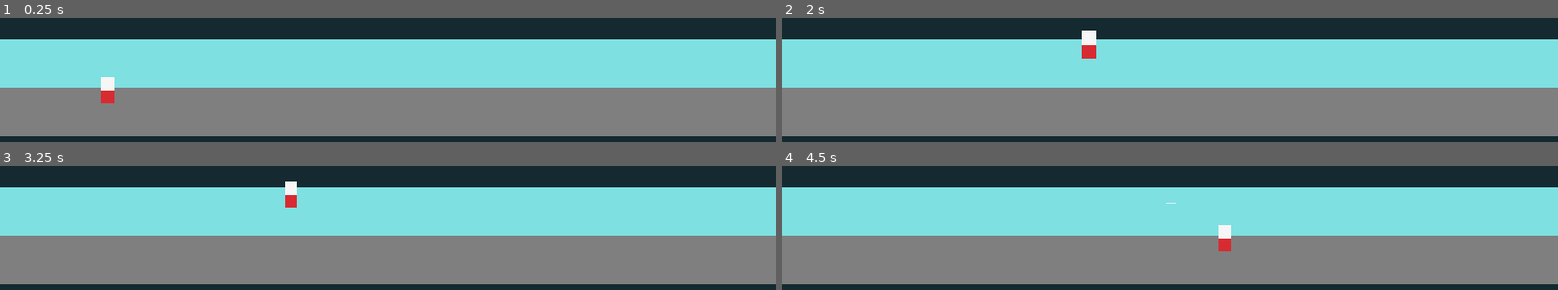
Above: before the commit, frames 1-4 (two rows, left to right).
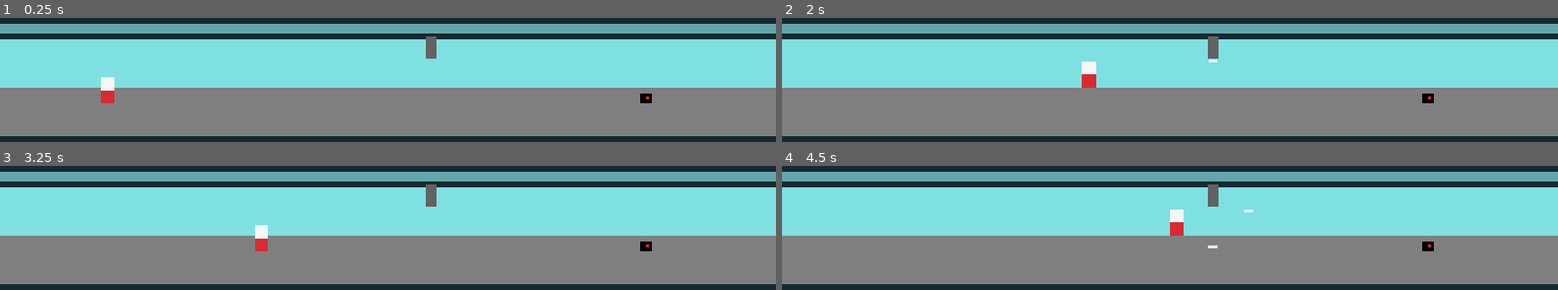
Above: after the commit, the same moments.

Repository: Olulan1/NQaB-agent-side
Game: Godot game, scene res://Floor1-1.tscn
Two runs of this game, one before a commit and one after it. Both use one fixed random seed, a clock stepped at 60 frames per second and the inputs below. This scene is started directly instead of the project's main scene.
Inputs:
- Up to frame 1 (0.25 s): no input
- Up to frame 2 (2 s): tap Enter at 0.5 s; hold Shift 0.53-1.28 s; hold D from 0.53 s (still down); tap Space at 0.77, 1.52 s; tap Shift at 1.35 s
- Up to frame 3 (3.25 s): tap Space at 2, 3.02 s; release D at 2.03 s; hold A 2.03-2.78 s; hold E 2.03-2.78 s; tap Shift at 2.3, 2.85 s; hold D from 2.78 s (still down)
- Up to frame 4 (4.5 s): hold Shift 3.53-4.28 s; tap Space at 3.77 s; release D at 4.28 s; hold A from 4.28 s (still down); tap E at 4.35 s

The runs differ from the first frame. In frame 1, 8.2% of the frame differs, in the area x 0-100%, y 4-69%; in frame 2, 9.0%; in frame 3, 8.8%; in frame 4, 9.0%.

Commit message:
cd-9th-ia

Diff:
--- a/Floor1-1.tscn
+++ b/Floor1-1.tscn
@@ -1,6 +1,7 @@
 [gd_scene format=3 uid="uid://wus2qayr0lbg"]
 
 [ext_resource type="PackedScene" uid="uid://diwcowwmjsvlf" path="res://Player.tscn" id="1_player"]
+[ext_resource type="Script" path="res://Turret.gd" id="2_turret_script"]
 
 [sub_resource type="RectangleShape2D" id="1_floor_shape"]
 size = Vector2(1279.5, 72)
@@ -11,46 +12,143 @@
 [sub_resource type="RectangleShape2D" id="3_right_boundary_shape"]
 size = Vector2(32, 144)
 
-[node name="Floor1-1" type="Node2D"]
+[sub_resource type="RectangleShape2D" id="4_ceiling_shape"]
+size = Vector2(1279.5, 16)
 
-[node name="Backdrop" type="CanvasLayer" parent="."]
+[sub_resource type="RectangleShape2D" id="5_turret_shape"]
+size = Vector2(24, 34)
+
+[sub_resource type="RectangleShape2D" id="6_turret_knockback_shape"]
+size = Vector2(36, 46)
+
+[sub_resource type="RectangleShape2D" id="7_turret02_top_shape"]
+size = Vector2(16, 4)
+
+[sub_resource type="RectangleShape2D" id="8_turret02_side_shape"]
+size = Vector2(4, 16)
+
+[sub_resource type="RectangleShape2D" id="9_turret02_knockback_shape"]
+size = Vector2(4, 16)
+
+[node name="Floor1-1" type="Node2D" unique_id=859458130]
+
+[node name="Backdrop" type="CanvasLayer" parent="." unique_id=1425520211]
 layer = -1
 
-[node name="Background" type="ColorRect" parent="Backdrop"]
+[node name="Background" type="ColorRect" parent="Backdrop" unique_id=1863727859]
 offset_right = 1280.0
 offset_bottom = 720.0
 color = Color(0.0784314, 0.164706, 0.188235, 1)
 
-[node name="ScreenPanel" type="ColorRect" parent="Backdrop"]
+[node name="ScreenPanel" type="ColorRect" parent="Backdrop" unique_id=2077473638]
 offset_top = 288.0
 offset_right = 1280.0
 offset_bottom = 432.0
 color = Color(0.494118, 0.878431, 0.882353, 1)
 
-[node name="FloorVisual" type="ColorRect" parent="Backdrop"]
+[node name="FloorVisual" type="ColorRect" parent="Backdrop" unique_id=227453762]
 offset_top = 360.0
 offset_right = 2048.0
 offset_bottom = 432.0
 color = Color(0.498039, 0.498039, 0.498039, 1)
 
-[node name="Floor" type="StaticBody2D" parent="."]
+[node name="CeilingVisual" type="ColorRect" parent="Backdrop" unique_id=1794428641]
+offset_top = 264.0
+offset_right = 2048.0
+offset_bottom = 280.0
+color = Color(0.388235, 0.65098, 0.662745, 1)
+
+[node name="Floor" type="StaticBody2D" parent="." unique_id=1091297499]
 position = Vector2(1024, 420)
 
-[node name="CollisionShape2D" type="CollisionShape2D" parent="Floor"]
+[node name="CollisionShape2D" type="CollisionShape2D" parent="Floor" unique_id=233699051]
 position = Vector2(-383.75, 0)
 shape = SubResource("1_floor_shape")
 
-[node name="LeftBoundary" type="StaticBody2D" parent="."]
+[node name="CollisionShape2D" type="CollisionShape2D" parent="Floor/CollisionShape2D" unique_id=942899569]
+position = Vector2(-0.25, -172)
+shape = SubResource("1_floor_shape")
+
+[node name="LeftBoundary" type="StaticBody2D" parent="." unique_id=228714617]
 position = Vector2(-16, 360)
 
-[node name="CollisionShape2D" type="CollisionShape2D" parent="LeftBoundary"]
+[node name="CollisionShape2D" type="CollisionShape2D" parent="LeftBoundary" unique_id=1383946835]
 shape = SubResource("2_left_boundary_shape")
 
-[node name="RightBoundary" type="StaticBody2D" parent="."]
+[node name="RightBoundary" type="StaticBody2D" parent="." unique_id=1083262211]
 position = Vector2(1296, 360)
 
-[node name="CollisionShape2D" type="CollisionShape2D" parent="RightBoundary"]
+[node name="CollisionShape2D" type="CollisionShape2D" parent="RightBoundary" unique_id=1804150624]
 shape = SubResource("3_right_boundary_shape")
 
-[node name="Player" parent="." instance=ExtResource("1_player")]
+[node name="Ceiling" type="StaticBody2D" parent="." unique_id=1918642201]
+position = Vector2(1024, 272)
+
+[node name="CollisionShape2D" type="CollisionShape2D" parent="Ceiling" unique_id=1918642202]
+position = Vector2(-383.75, 0)
+shape = SubResource("4_ceiling_shape")
+
+[node name="Turret" type="StaticBody2D" parent="." unique_id=2026734511]
+position = Vector2(640, 300)
+script = ExtResource("2_turret_script")
+
+[node name="CollisionShape2D" type="CollisionShape2D" parent="Turret" unique_id=2026734514]
+shape = SubResource("5_turret_shape")
+
+[node name="KnockbackArea" type="Area2D" parent="Turret" unique_id=2026734515]
+
+[node name="CollisionShape2D" type="CollisionShape2D" parent="Turret/KnockbackArea" unique_id=2026734516]
+shape = SubResource("6_turret_knockback_shape")
+
+[node name="TurretVisual" type="Polygon2D" parent="Turret" unique_id=2026734512]
+polygon = PackedVector2Array(-8, -16, 8, -16, 8, 16, -8, 16)
+color = Color(0.388235, 0.388235, 0.388235, 1)
+
+[node name="FireTimer" type="Timer" parent="Turret" unique_id=2026734513]
+wait_time = 1.0
+autostart = true
+
+[node name="Turret02" type="StaticBody2D" parent="." unique_id=2026734517]
+position = Vector2(960, 376)
+script = ExtResource("2_turret_script")
+fire_interval = 2.0
+fire_left_only = true
+projectile_spawn_offset = Vector2(-12, 0)
+
+[node name="TopCollision" type="CollisionShape2D" parent="Turret02" unique_id=2026734518]
+position = Vector2(0, -6)
+shape = SubResource("7_turret02_top_shape")
+
+[node name="LeftCollision" type="CollisionShape2D" parent="Turret02" unique_id=2026734524]
+position = Vector2(-6, 0)
+shape = SubResource("8_turret02_side_shape")
+
+[node name="RightCollision" type="CollisionShape2D" parent="Turret02" unique_id=2026734525]
+position = Vector2(6, 0)
+shape = SubResource("8_turret02_side_shape")
+
+[node name="KnockbackArea" type="Area2D" parent="Turret02" unique_id=2026734519]
+
+[node name="LeftHitbox" type="CollisionShape2D" parent="Turret02/KnockbackArea" unique_id=2026734520]
+position = Vector2(-6, 0)
+shape = SubResource("9_turret02_knockback_shape")
+
+[node name="RightHitbox" type="CollisionShape2D" parent="Turret02/KnockbackArea" unique_id=2026734526]
+position = Vector2(6, 0)
+shape = SubResource("9_turret02_knockback_shape")
+
+[node name="TurretVisual" type="Polygon2D" parent="Turret02" unique_id=2026734521]
+polygon = PackedVector2Array(-8, -8, 8, -8, 8, 8, -8, 8)
+color = Color(0, 0, 0, 1)
+
+[node name="Dot" type="Polygon2D" parent="Turret02" unique_id=2026734523]
+position = Vector2(2, -2)
+polygon = PackedVector2Array(-2, -2, 2, -2, 2, 2, -2, 2)
+color = Color(0.85098, 0.172549, 0.192157, 1)
+
+[node name="FireTimer" type="Timer" parent="Turret02" unique_id=2026734522]
+wait_time = 2.0
+autostart = true
+
+[node name="Player" parent="." unique_id=1003581347 instance=ExtResource("1_player")]
 position = Vector2(160, 364)
--- a/Player.gd
+++ b/Player.gd
@@ -4,10 +4,13 @@
 @export var crouch_speed: float = 64.0
 @export var jump_velocity: float = -416.0
 @export var sprint_multiplier: float = 3.0
-@export var gravity: float = 1200.0
+@export var fall_gravity: float = 1200.0
+@export var knockback_horizontal_speed: float = 160.0
+@export var knockback_vertical_speed: float = -160.0
+@export var knockback_duration: float = 0.14
 @export var projectile_scene: PackedScene = preload("res://Projectile.tscn")
 @export var projectile_spawn_offset: Vector2 = Vector2(18.0, -8.0)
-@export var crouched_projectile_spawn_offset: Vector2 = Vector2(18.0, -2.0)
+@export var crouched_projectile_spawn_offset: Vector2 = Vector2(18.0, 2.0)
 @export var fire_cooldown: float = 0.18
 
 @onready var collision_shape: CollisionShape2D = $CollisionShape2D
@@ -18,36 +21,46 @@
 var fire_timer: float = 0.0
 var crouching: bool = false
 var jump_was_held: bool = false
+var weak_jump_was_held: bool = false
 var fire_was_held: bool = false
+var knockback_time_left: float = 0.0
 
 
 func _physics_process(delta: float) -> void:
 	if fire_timer > 0.0:
 		fire_timer = maxf(fire_timer - delta, 0.0)
+	if knockback_time_left > 0.0:
+		knockback_time_left = maxf(knockback_time_left - delta, 0.0)
 
 	var left_held := Input.is_physical_key_pressed(KEY_A)
 	var right_held := Input.is_physical_key_pressed(KEY_D)
 	var horizontal := 0.0
-	if left_held != right_held:
-		horizontal = -1.0 if left_held else 1.0
-		facing = -1 if left_held else 1
+	if knockback_time_left <= 0.0:
+		if left_held != right_held:
+			horizontal = -1.0 if left_held else 1.0
+			facing = -1 if left_held else 1
 
 	crouching = Input.is_physical_key_pressed(KEY_S)
 	_update_crouch_state()
 	_update_muzzle_position()
 
 	if not is_on_floor():
-		velocity.y += gravity * delta
+		velocity.y += fall_gravity * delta
 
 	var jump_held := Input.is_physical_key_pressed(KEY_SPACE)
-	if is_on_floor() and jump_held and not jump_was_held:
+	var weak_jump_held := Input.is_physical_key_pressed(KEY_W)
+	if is_on_floor() and weak_jump_held and not weak_jump_was_held and not (jump_held and not jump_was_held):
+		velocity.y = jump_velocity * 0.75
+	elif is_on_floor() and jump_held and not jump_was_held:
 		velocity.y = jump_velocity
 	jump_was_held = jump_held
+	weak_jump_was_held = weak_jump_held
 
-	var move_speed := crouch_speed if crouching else speed
-	if Input.is_key_pressed(KEY_SHIFT):
-		move_speed *= sprint_multiplier
-	velocity.x = horizontal * move_speed
+	if knockback_time_left <= 0.0:
+		var move_speed := crouch_speed if crouching else speed
+		if Input.is_key_pressed(KEY_SHIFT):
+			move_speed *= sprint_multiplier
+		velocity.x = horizontal * move_speed
 
 	var fire_held := Input.is_physical_key_pressed(KEY_E)
 	if fire_held and not fire_was_held:
@@ -87,3 +100,24 @@
 	projectile.global_position = muzzle.global_position
 	if projectile.has_method("set_direction"):
 		projectile.call("set_direction", facing)
+
+
+func apply_projectile_knockback(_source_position: Vector2, _projectile_velocity: Vector2) -> void:
+	_apply_knockback(_source_position, knockback_horizontal_speed, knockback_vertical_speed, knockback_duration)
+
+
+func apply_turret_knockback(source_position: Vector2) -> void:
+	_apply_knockback(source_position, knockback_horizontal_speed, knockback_vertical_speed, knockback_duration)
+
+
+func _apply_knockback(source_position: Vector2, horizontal_speed: float, vertical_speed: float, duration: float) -> void:
+	var dx := global_position.x - source_position.x
+	var horizontal_push: float
+	if absf(dx) >= 4.0:
+		horizontal_push = 1.0 if dx > 0.0 else -1.0
+	else:
+		horizontal_push = -1.0 if facing > 0 else 1.0
+
+	velocity.x = horizontal_push * horizontal_speed
+	velocity.y = minf(velocity.y, vertical_speed)
+	knockback_time_left = duration
--- a/Projectile.gd
+++ b/Projectile.gd
@@ -3,16 +3,38 @@
 @export var speed: float = 640.0
 @export var lifetime: float = 1.2
 
+var travel_velocity: Vector2 = Vector2.ZERO
 var direction: int = 1
+
+
+func _ready() -> void:
+	body_entered.connect(_on_body_entered)
 
 
 func set_direction(value: int) -> void:
 	direction = 1 if value >= 0 else -1
+	travel_velocity = Vector2(speed * direction, 0.0)
 	scale.x = abs(scale.x) * direction
 
 
+func set_downward() -> void:
+	direction = 1
+	travel_velocity = Vector2(0.0, speed)
+	scale.x = abs(scale.x)
+
+
 func _physics_process(delta: float) -> void:
-	position.x += speed * direction * delta
+	global_position += travel_velocity * delta
 	lifetime -= delta
 	if lifetime <= 0.0:
 		queue_free()
+
+
+func _on_body_entered(body: Node) -> void:
+	if body.has_method("apply_projectile_knockback"):
+		body.call("apply_projectile_knockback", global_position, travel_velocity)
+		queue_free()
+		return
+
+	if body is StaticBody2D or body is TileMapLayer or body is TileMap:
+		queue_free()
--- /dev/null
+++ b/Turret.gd
@@ -0,0 +1,43 @@
+extends StaticBody2D
+
+@export var projectile_scene: PackedScene = preload("res://Projectile.tscn")
+@export var fire_interval: float = 1.0
+@export var projectile_speed: float = 640.0
+@export var aim_at_player: bool = false
+@export var fire_left_only: bool = false
+@export var projectile_spawn_offset: Vector2 = Vector2(0.0, 20.0)
+@export var player_path: NodePath = NodePath("../Player")
+
+@onready var fire_timer: Timer = $FireTimer
+@onready var knockback_area: Area2D = $KnockbackArea
+
+
+func _ready() -> void:
+	fire_timer.wait_time = fire_interval
+	fire_timer.timeout.connect(_fire)
+	fire_timer.start()
+	knockback_area.body_entered.connect(_on_knockback_area_body_entered)
+
+
+func _fire() -> void:
+	var projectile := projectile_scene.instantiate() as Area2D
+	get_tree().current_scene.add_child(projectile)
+	projectile.global_position = global_position + projectile_spawn_offset
+	projectile.set("speed", projectile_speed)
+	if aim_at_player:
+		var player := get_node_or_null(player_path) as Node2D
+		var direction := 1
+		if player != null and player.global_position.x < global_position.x:
+			direction = -1
+		if projectile.has_method("set_direction"):
+			projectile.call("set_direction", direction)
+	elif fire_left_only:
+		if projectile.has_method("set_direction"):
+			projectile.call("set_direction", -1)
+	elif projectile.has_method("set_downward"):
+		projectile.call("set_downward")
+
+
+func _on_knockback_area_body_entered(body: Node2D) -> void:
+	if body.has_method("apply_turret_knockback"):
+		body.call("apply_turret_knockback", global_position)
Not shown, added: Turret.gd.uid
